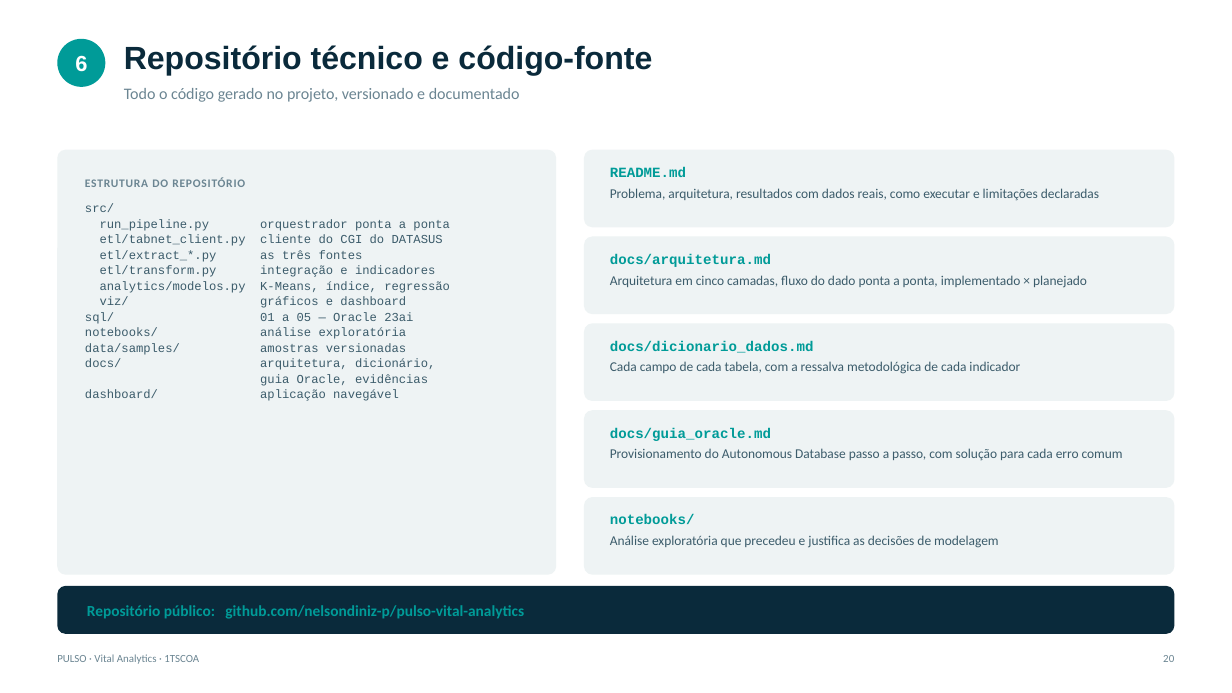
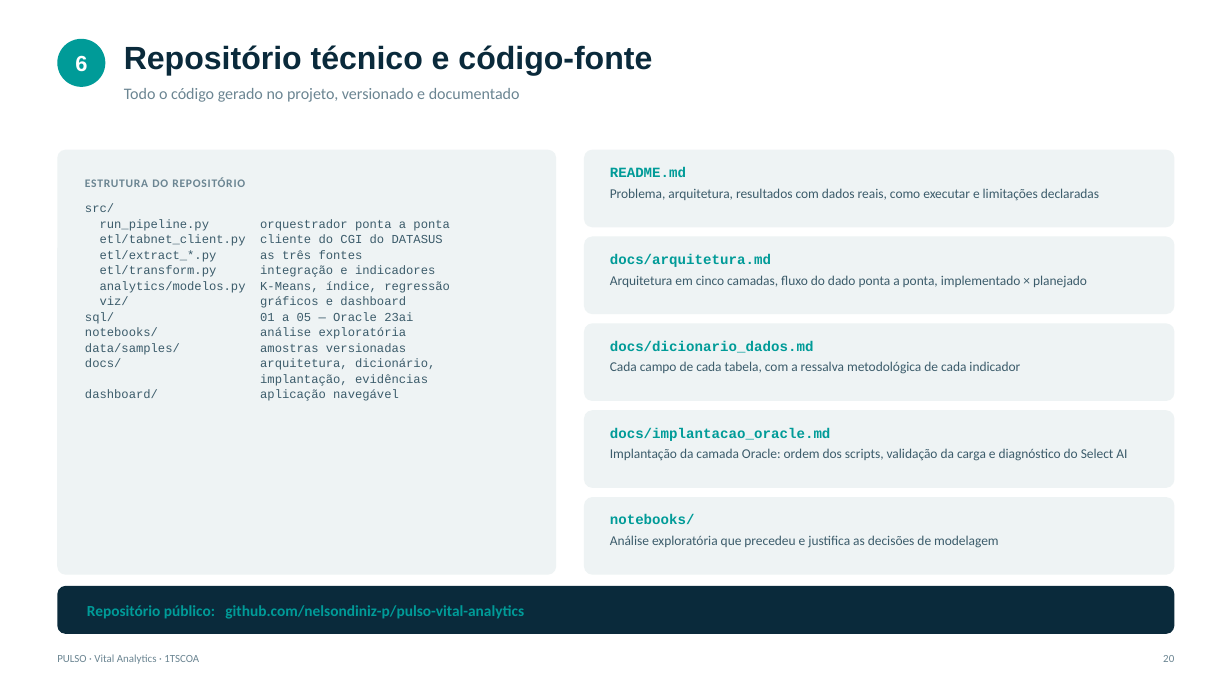
Before and after one commit to nelsondiniz-p/pulso-vital-analytics, a slide deck: slide 20 of EC_Sprint_2_1TSCO_EvidenciasConstrucao_PULSO_VitalAnalytics.pptx. Drawn at 1232x693 pixels with LibreOffice and Linux fonts; fonts in the diff are those of the drawing. Boxes give left, top, right and bottom in pixels: in the first picture for what was removed or moved away, otherwise in the second. Text is boxed around its words. In the diff, an @@ line names an element or a change of style, - is before the commit and + after.

```diff
--- a/EC_Sprint_2_1TSCO_EvidenciasConstrucao_PULSO_VitalAnalytics.pptx
+++ b/EC_Sprint_2_1TSCO_EvidenciasConstrucao_PULSO_VitalAnalytics.pptx
@@ text at (x1=260, y1=374, x2=428, y2=386): text changed @@
-guia Oracle, evidências
+implantação, evidências
@@ text at (x1=610, y1=427, x2=831, y2=441): text changed @@
-docs/guia_oracle.md
+docs/implantacao_oracle.md
@@ text at (x1=610, y1=448, x2=1127, y2=461): text changed @@
-Provisionamento do Autonomous Database passo a passo, com solução para cada erro comum
+Implantação da camada Oracle: ordem dos scripts, validação da carga e diagnóstico do Select AI
```
Also in this commit, not shown: 1 other slide changed, 6 other files.
